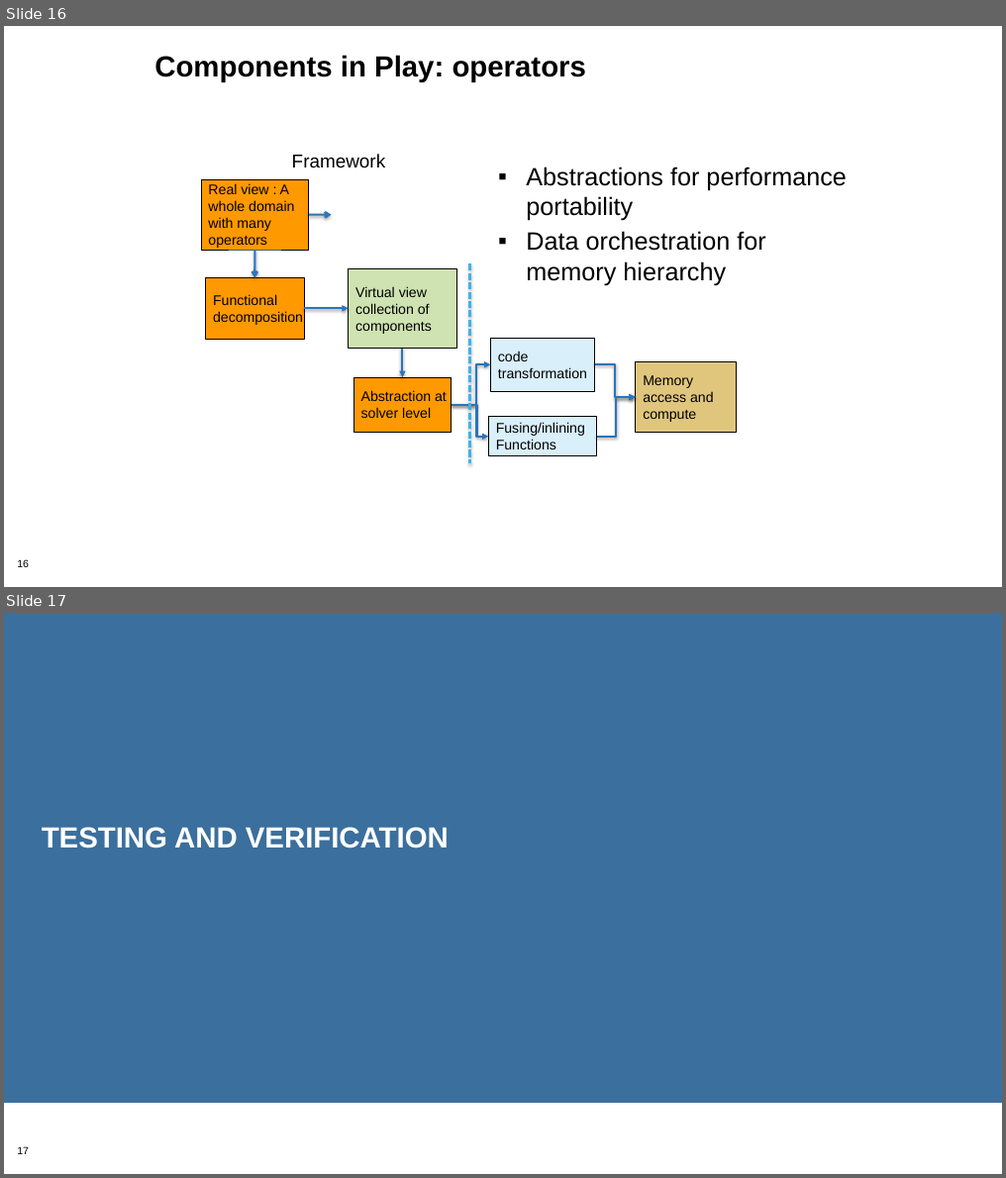
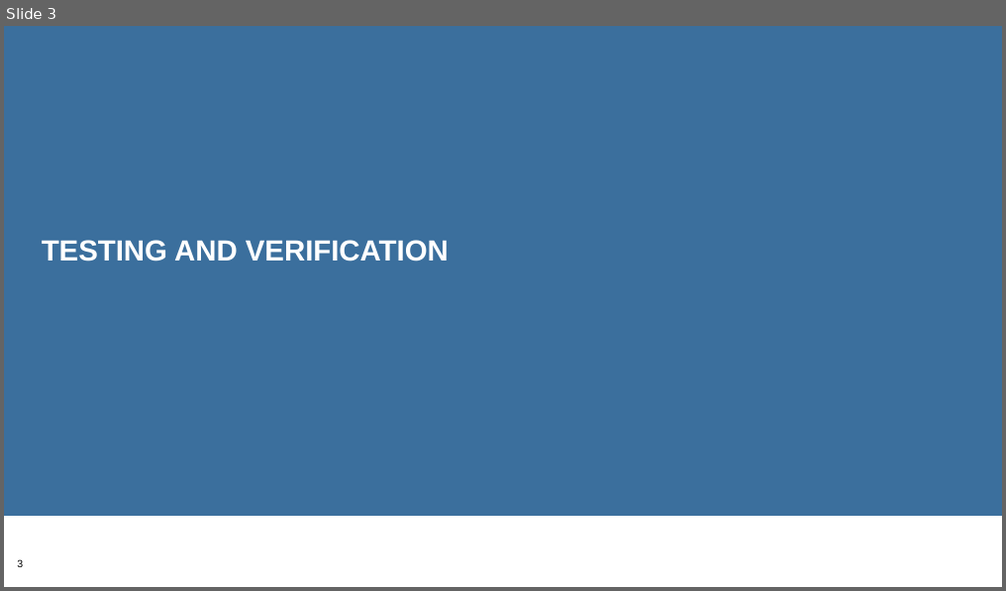
Before and after one commit to betterscientificsoftware/bssw-tutorial, a slide deck: presentations/04-testing1.pptx. Shown one above the other, each under a label of ours: slides 16 and 17 before the commit, slide 3 after it. The pictures are 1006x1178 and 1006x591 pixels, drawn with LibreOffice and Linux fonts; fonts in the diff are those of the drawing; background and template pictures are left out. Boxes give left, top, right and bottom in pixels: in the first picture for what was removed or moved away, otherwise in the second. Text is boxed around its words. In the diff, an @@ line names an element or a change of style, - is before the commit and + after.

```diff
--- a/presentations/04-testing1.pptx
+++ b/presentations/04-testing1.pptx
@@ slide 16 removed at (4, 26, 1002, 587), background #FFFFFF; not listed: 1 template element that a slide beside it also shows @@
@@ title removed at (154, 55, 586, 82) @@
-Components in Play: operators
@@ text removed at (292, 154, 385, 168) @@
-Framework
@@ text removed at (526, 167, 846, 285) @@
-▪ Abstractions for performance portability
-▪ Data orchestration for memory hierarchy
@@ rectangle removed at (201, 179, 309, 250) @@
-Real view : A
-whole domain
-with many
-operators
@@ arrow removed from (309, 215) to (331, 215) @@
@@ arrow removed from (254, 250) to (254, 278) @@
@@ rectangle removed at (205, 278, 303, 339) @@
-Functional
-decomposition
@@ rectangle removed at (349, 269, 456, 348) @@
-Virtual view
-collection of
-components
@@ line removed from (469, 264) to (469, 464) @@
@@ arrow removed from (304, 308) to (349, 308) @@
@@ arrow removed from (402, 349) to (402, 377) @@
@@ rectangle removed at (491, 339, 595, 391) @@
-code
-transformation
@@ rectangle removed at (353, 377, 450, 433) @@
-Abstraction at
-solver level
@@ elbow arrow removed from (450, 405) to (491, 366) @@
@@ elbow arrow removed from (595, 366) to (635, 397) @@
@@ rectangle removed at (635, 363, 736, 433) @@
-Memory
-access and
-compute
@@ elbow arrow removed from (450, 405) to (488, 437) @@
@@ elbow arrow removed from (597, 437) to (635, 397) @@
@@ rectangle removed at (488, 417, 597, 457) @@
-Fusing/inlining
-Functions
@@ what was slide 17 is now slide 3 @@
@@ page number at (17, 560, 23, 568): text changed @@
-17
+3
```
Also in this commit, not shown: 6 slides changed, 2 slides added, 15 other slides removed.
